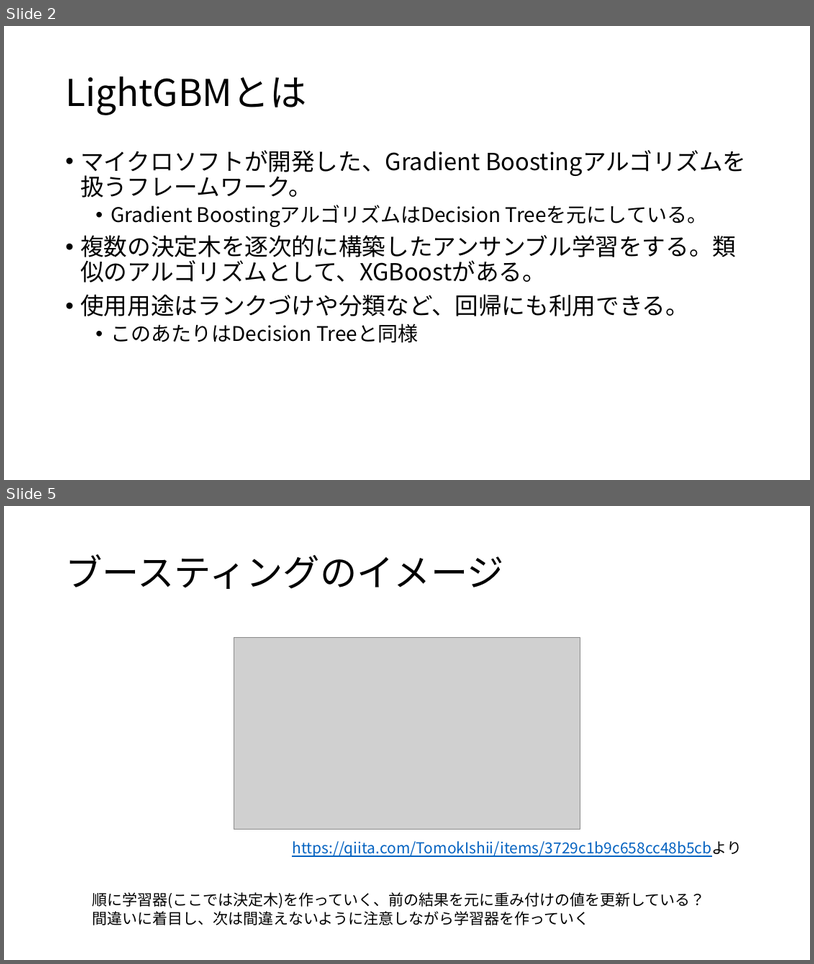
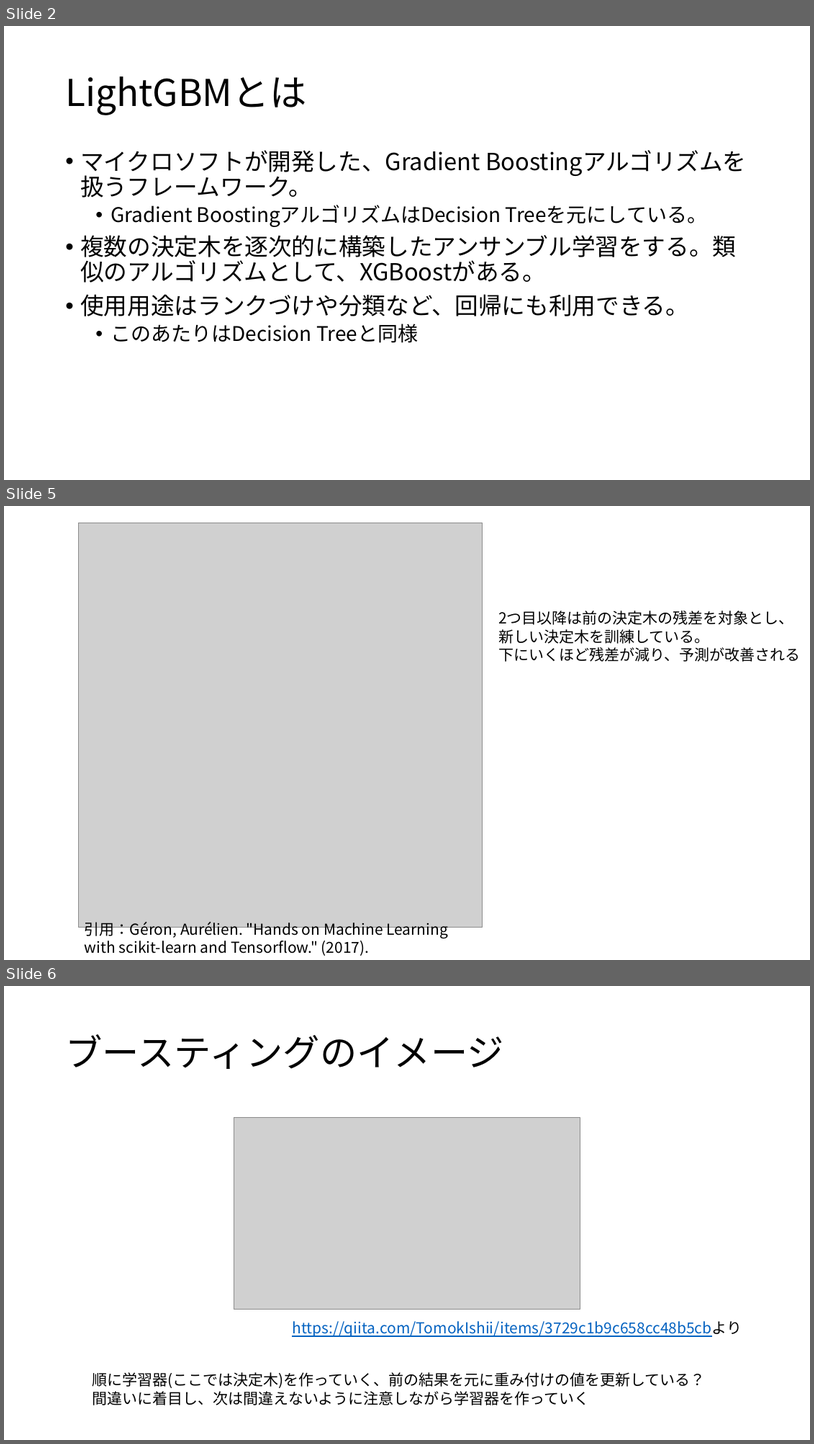
Before and after one commit to tsuchiyatoshio/team, a slide deck: matsuoka/3.3 Lightgbm/LightGBM.pptx. Shown one above the other, each under a label of ours: slides 2 and 5 before the commit, slides 2, 5 and 6 after it; the slides between them are not shown. The pictures are 814x964 and 814x1444 pixels, drawn with LibreOffice and Linux fonts; fonts in the diff are those of the drawing; grey boxes stand for pictures. Boxes give left, top, right and bottom in pixels: in the first picture for what was removed or moved away, otherwise in the second. Text is boxed around its words. In the diff, an @@ line names an element or a change of style, - is before the commit and + after.

```diff
--- a/matsuoka/3.3 Lightgbm/LightGBM.pptx
+++ b/matsuoka/3.3 Lightgbm/LightGBM.pptx
@@ slide 5 added at <box>4,506,810,960</box>, background #FFFFFF @@
@@ picture added at <box>78,523,483,927</box> @@
@@ text added at <box>499,610,800,662</box>, 18 pt, text #000000 @@
+2つ目以降は前の決定木の残差を対象とし、
+新しい決定木を訓練している。
+下にいくほど残差が減り、予測が改善される
@@ text added at <box>85,921,448,955</box>, 18 pt, text #000000 @@
+引用：Géron, Aurélien. "Hands on Machine Learning with scikit-learn and Tensorflow." (2017).
@@ what was slide 5 is now slide 6 @@
```
Also in this commit, not shown: 2 slides changed, 3 other files.
